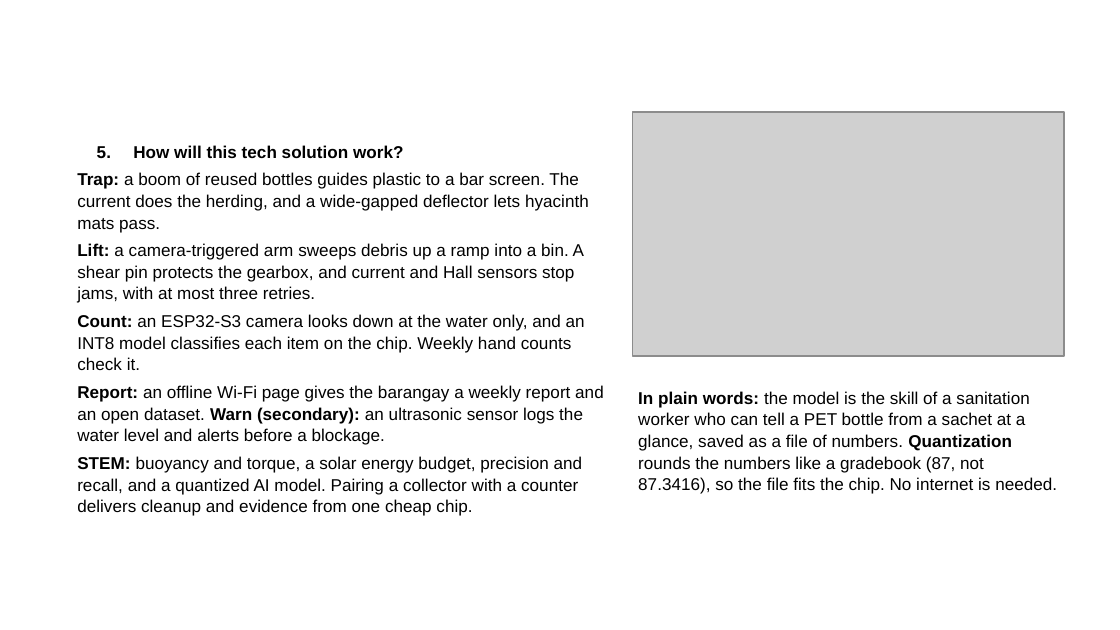
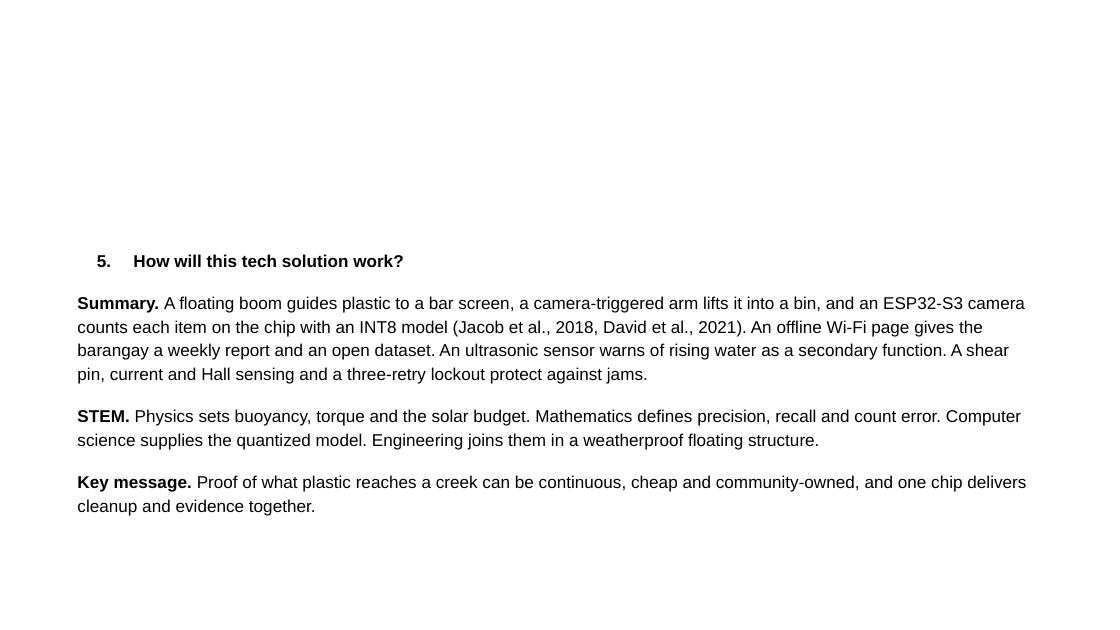
Before and after one commit to tmommu/research, a slide deck: slide 4 of sft_entry/SAGIP_SFT2026_Entry_PPT.pptx. Drawn at 1120x630 pixels with LibreOffice and Linux fonts; fonts in the diff are those of the drawing; grey boxes stand for pictures; background and template pictures are left out. Boxes give left, top, right and bottom in pixels: in the first picture for what was removed or moved away, otherwise in the second. Text is boxed around its words. In the diff, an @@ line names an element or a change of style, - is before the commit and + after.

```diff
--- a/sft_entry/SAGIP_SFT2026_Entry_PPT.pptx
+++ b/sft_entry/SAGIP_SFT2026_Entry_PPT.pptx
@@ picture removed at <box>633,112,1064,356</box> @@
@@ text "How will this tech solution ...": place and size @@
-text "How will this tech solution ..." at <box>77,145,604,516</box>
+text "How will this tech solution ..." at <box>77,254,1026,516</box>
@@ text at <box>133,254,403,267</box>: line spacing 1.05 to 1.15; more space between paragraphs @@
@@ text at <box>77,296,1026,516</box>: text changed @@
-Trap: a boom of reused bottles guides plastic to a bar screen. The current does the herding, and a wide-gapped deflector lets hyacinth mats pass.
-Lift: a camera-triggered arm sweeps debris up a ramp into a bin. A shear pin protects the gearbox, and current and Hall sensors stop jams, with at most three retries.
-Count: an ESP32-S3 camera looks down at the water only, and an INT8 model classifies each item on the chip. Weekly hand counts check it.
-Report: an offline Wi-Fi page gives the barangay a weekly report and an open dataset. Warn (secondary): an ultrasonic sensor logs the water level and alerts before a blockage.
-STEM: buoyancy and torque, a solar energy budget, precision and recall, and a quantized AI model. Pairing a collector with a counter delivers cleanup and evidence from one cheap chip.
+Summary. A floating boom guides plastic to a bar screen, a camera-triggered arm lifts it into a bin, and an ESP32-S3 camera counts each item on the chip with an INT8 model (Jacob et al., 2018, David et al., 2021). An offline Wi-Fi page gives the barangay a weekly report and an open dataset. An ultrasonic sensor warns of rising water as a secondary function. A shear pin, current and Hall sensing and a three-retry lockout protect against jams.
+STEM. Physics sets buoyancy, torque and the solar budget. Mathematics defines precision, recall and count error. Computer science supplies the quantized model. Engineering joins them in a weatherproof floating structure.
+Key message. Proof of what plastic reaches a creek can be continuous, cheap and community-owned, and one chip delivers cleanup and evidence together.
@@ text removed at <box>638,391,1057,494</box> @@
-In plain words: the model is the skill of a sanitation worker who can tell a PET bottle from a sachet at a glance, saved as a file of numbers. Quantization rounds the numbers like a gradebook (87, not 87.3416), so the file fits the chip. No internet is needed.
```
Also in this commit, not shown: 5 other slides changed, 9 other files.
